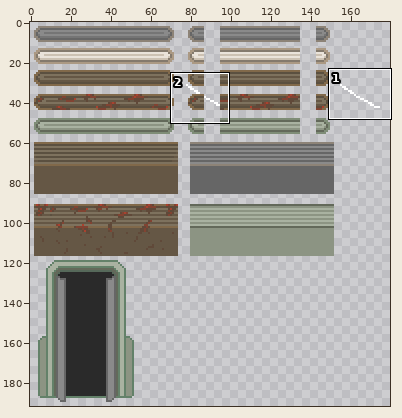
Sprite sheet, stored at MetroidRip/Assets/Sprites/platform.png. Above: a wide view before the commit, with the close-up outlined.
Close-up. Old version:
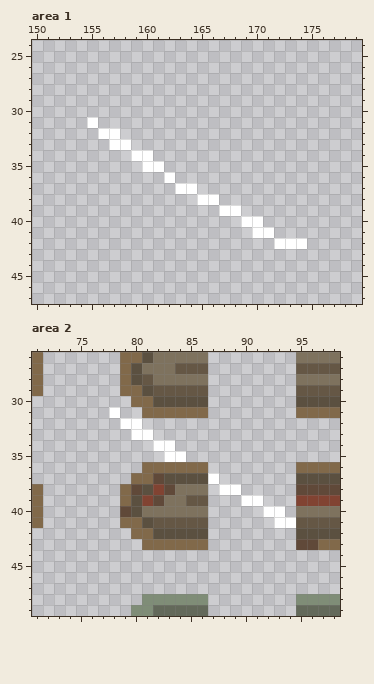
The file is 192x192 pixels. Shown: area 1: x 150..179, y 24..47; area 2: x 71..98, y 26..49. The wide view leaves out empty margins.
New version:
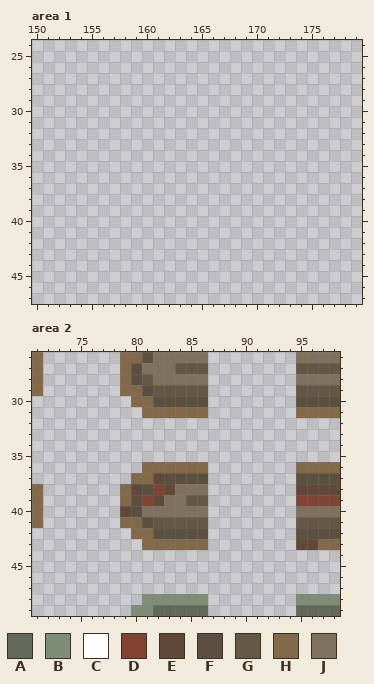
Palette (. is transparent): A #63695a  B #7f8d77  C #ffffff  D #814332  E #604939  F #5b5040  G #655745  H #81694a  J #7e725e
Diff:
Area 1:
y 31: x 155 C -> .
y 32: x 156..157 CC -> ..
y 33: x 157..158 CC -> ..
y 34: x 159..160 CC -> ..
y 35: x 160..161 CC -> ..
y 36: x 162 C -> .
y 37: x 163..164 CC -> ..
y 38: x 165..166 CC -> ..
y 39: x 167..168 CC -> ..
y 40: x 169..170 CC -> ..
y 41: x 170..171 CC -> ..
y 42: x 172..174 CCC -> ...
Area 2:
y 31: x 78 C -> .
y 32: x 79..80 CC -> ..
y 33: x 80..81 CC -> ..
y 34: x 82..83 CC -> ..
y 35: x 83..84 CC -> ..
y 37: x 87 C -> .
y 38: x 88..89 CC -> ..
y 39: x 90..91 CC -> ..
y 40: x 92..93 CC -> ..
y 41: x 93..94 CC -> ..
Boxes around the changes in both close-ups, in picture pixels (x1, y1, x2, y2):
erased: (87, 117, 307, 249)
erased: (109, 407, 296, 528)
